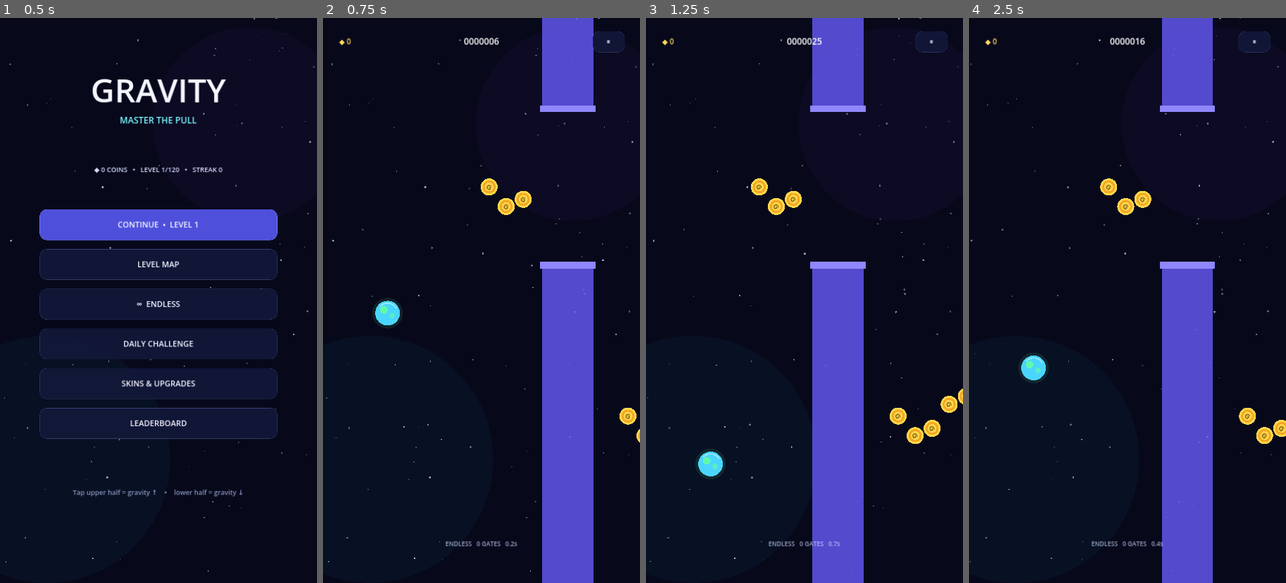
Above: before the commit, frames 1-4 (left to right).
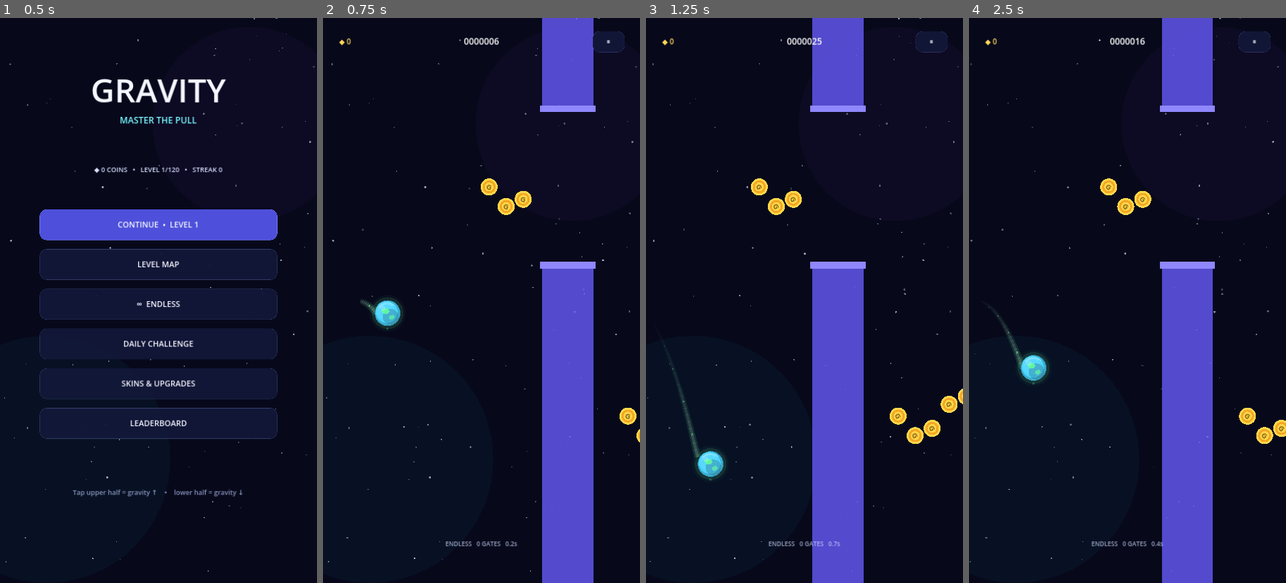
Above: after the commit, the same moments.

Repository: matejjakobovic-source/Galaxio-Game
Game: Godot game, scene res://scenes/main.tscn
Same seed, same stepped clock (60 frames per second), same inputs: the game is played once before the commit and once after it.
Inputs (mouse positions are in pixels of both pictures, inside the frame that each line leads up to):
- Up to frame 1 (0.5 s): no input
- Up to frame 2 (0.75 s): click "∞ ENDLESS" at 0.5 s
- Up to frame 3 (1.25 s): no input
- Up to frame 4 (2.5 s): tap Enter at 1.25 s; move the mouse to (1197, 272) at 1.27 s; hold W 1.28-2 s; click (1197, 272) at 1.42 s; tap Space at 1.52 s; click "RETRY ENDLESS" at 2 s

Frame 1 is identical in both runs. In frame 2, 0.3% of the frame differs, in the area x 11-26%, y 49-56%; in frame 3, 0.4%, in the area x 5-26%, y 58-82%; in frame 4, 0.4%.

Commit message:
Polish planet visuals and add speed-aware trail

Diff:
--- a/scripts/planet.gd
+++ b/scripts/planet.gd
@@ -1,14 +1,25 @@
 extends CharacterBody2D
 
-const PLAYER_X := 220.0
-const GRAVITY_STRENGTH := 2350.0
-const MAX_VERTICAL_SPEED := 1450.0
+const PLAYER_X: float = 220.0
+const GRAVITY_STRENGTH: float = 2350.0
+const MAX_VERTICAL_SPEED: float = 1450.0
+const PLANET_RADIUS: float = 42.0
+const TRAIL_LIFETIME: float = 0.52
+const TRAIL_EMIT_INTERVAL: float = 0.018
 
 var gravity_direction: float = 1.0
 var active: bool = false
 var shield_charges: int = 0
 var skin_id: String = "terra"
 var pulse: float = 0.0
+var perfect_flash: float = 0.0
+var visual_scroll_speed: float = 360.0
+var rush_visual: bool = false
+var visual_time: float = 0.0
+var trail_emit_accumulator: float = 0.0
+var trail_points: Array[Vector2] = []
+var trail_ages: Array[float] = []
+var last_combo_seen: int = 0
 
 const SKINS := {
 	"terra": {"base": Color("4ad5ff"), "accent": Color("66ff9a")},
@@ -24,9 +35,9 @@
 func _ready() -> void:
 	collision_layer = 1
 	collision_mask = 0
-	var collision_shape := CollisionShape2D.new()
-	var circle := CircleShape2D.new()
-	circle.radius = 42.0
+	var collision_shape: CollisionShape2D = CollisionShape2D.new()
+	var circle: CircleShape2D = CircleShape2D.new()
+	circle.radius = PLANET_RADIUS
 	collision_shape.shape = circle
 	add_child(collision_shape)
 	queue_redraw()
@@ -38,6 +49,12 @@
 	shield_charges = 0
 	skin_id = new_skin_id
 	pulse = 0.0
+	perfect_flash = 0.0
+	visual_time = 0.0
+	trail_emit_accumulator = 0.0
+	trail_points.clear()
+	trail_ages.clear()
+	last_combo_seen = 0
 	active = true
 	visible = true
 	queue_redraw()
@@ -55,6 +72,17 @@
 
 func toggle_gravity() -> void:
 	set_gravity(-gravity_direction)
+
+func set_visual_speed(speed: float) -> void:
+	visual_scroll_speed = clampf(speed, 250.0, 900.0)
+
+func set_rush_visual(enabled: bool) -> void:
+	rush_visual = enabled
+
+func trigger_perfect_visual() -> void:
+	perfect_flash = 1.0
+	pulse = maxf(pulse, 0.7)
+	queue_redraw()
 
 func add_shield() -> void:
 	shield_charges = 1
@@ -70,41 +98,264 @@
 	return true
 
 func _physics_process(delta: float) -> void:
+	_sync_parent_visual_state()
+	visual_time += delta
+	perfect_flash = maxf(0.0, perfect_flash - delta * 2.7)
+	pulse = maxf(0.0, pulse - delta * 2.8)
+
 	if not active:
-		return
+		_update_trail(delta, 0.0, false)
+		queue_redraw()
+		return
+
+	var previous_y: float = global_position.y
 	velocity.x = 0.0
 	velocity.y += gravity_direction * GRAVITY_STRENGTH * delta
 	velocity.y = clampf(velocity.y, -MAX_VERTICAL_SPEED, MAX_VERTICAL_SPEED)
 	move_and_slide()
 	global_position.x = PLAYER_X
-	pulse = maxf(0.0, pulse - delta * 2.8)
-	if pulse > 0.0:
-		queue_redraw()
+	var vertical_delta: float = global_position.y - previous_y
+	_update_trail(delta, vertical_delta, true)
+	queue_redraw()
+
+func _sync_parent_visual_state() -> void:
+	var parent_node: Node = get_parent()
+	if parent_node == null:
+		return
+
+	var speed_value: Variant = parent_node.get("world_speed")
+	var slow_value: Variant = parent_node.get("slow_time")
+	var rush_value: Variant = parent_node.get("rush_time")
+	var combo_value: Variant = parent_node.get("combo")
+
+	var speed_base: float = visual_scroll_speed
+	if typeof(speed_value) == TYPE_FLOAT or typeof(speed_value) == TYPE_INT:
+		speed_base = float(speed_value)
+	var slow_factor: float = 1.0
+	if typeof(slow_value) == TYPE_FLOAT or typeof(slow_value) == TYPE_INT:
+		if float(slow_value) > 0.0:
+			slow_factor = 0.64
+	var rush_factor: float = 1.0
+	rush_visual = false
+	if typeof(rush_value) == TYPE_FLOAT or typeof(rush_value) == TYPE_INT:
+		rush_visual = float(rush_value) > 0.0
+		if rush_visual:
+			rush_factor = 1.08
+	visual_scroll_speed = clampf(speed_base * SaveData.speed_multiplier() * slow_factor * rush_factor, 250.0, 900.0)
+
+	if typeof(combo_value) == TYPE_INT or typeof(combo_value) == TYPE_FLOAT:
+		var current_combo: int = int(combo_value)
+		if current_combo > last_combo_seen:
+			perfect_flash = 1.0
+		last_combo_seen = current_combo
+
+func _update_trail(delta: float, vertical_delta: float, emit_new: bool) -> void:
+	for i in range(trail_points.size()):
+		var point: Vector2 = trail_points[i]
+		point.x -= visual_scroll_speed * delta
+		point.y -= vertical_delta
+		trail_points[i] = point
+		trail_ages[i] = trail_ages[i] + delta
+
+	for i in range(trail_points.size() - 1, -1, -1):
+		if trail_ages[i] > TRAIL_LIFETIME or trail_points[i].x < -360.0:
+			trail_points.remove_at(i)
+			trail_ages.remove_at(i)
+
+	if not emit_new:
+		return
+
+	trail_emit_accumulator += delta
+	while trail_emit_accumulator >= TRAIL_EMIT_INTERVAL:
+		trail_emit_accumulator -= TRAIL_EMIT_INTERVAL
+		trail_points.append(Vector2(-PLANET_RADIUS + 4.0, 0.0))
+		trail_ages.append(0.0)
+		if trail_points.size() > 34:
+			trail_points.remove_at(0)
+			trail_ages.remove_at(0)
 
 func _draw() -> void:
 	var skin: Dictionary = SKINS.get(skin_id, SKINS["terra"])
 	var base: Color = skin["base"]
 	var accent: Color = skin["accent"]
-	var glow_radius: float = 52.0 + pulse * 8.0
-
-	draw_circle(Vector2.ZERO, glow_radius, Color(accent.r, accent.g, accent.b, 0.10 + pulse * 0.08))
-	draw_circle(Vector2.ZERO, 42.0, base)
-	draw_circle(Vector2(-13.0, -11.0), 13.0, Color(accent.r, accent.g, accent.b, 0.82))
-	draw_circle(Vector2(15.0, 8.0), 9.0, Color(accent.r, accent.g, accent.b, 0.55))
-	draw_arc(Vector2.ZERO, 34.0, -2.4, -0.5, 22, Color(1.0, 1.0, 1.0, 0.46), 4.0)
+	_draw_trail(accent)
+	_draw_planet(base, accent)
+	_draw_gravity_hint(accent)
+	_draw_shield()
+
+func _draw_trail(accent: Color) -> void:
+	if trail_points.size() < 2:
+		return
+	var rush_multiplier: float = 1.45 if rush_visual else 1.0
+	for i in range(1, trail_points.size()):
+		var age_a: float = trail_ages[i - 1]
+		var age_b: float = trail_ages[i]
+		var life_a: float = clampf(1.0 - age_a / TRAIL_LIFETIME, 0.0, 1.0)
+		var life_b: float = clampf(1.0 - age_b / TRAIL_LIFETIME, 0.0, 1.0)
+		var life: float = minf(life_a, life_b)
+		var glow_alpha: float = life * life * 0.16 * rush_multiplier
+		var core_alpha: float = life * life * 0.48 * rush_multiplier
+		var width_glow: float = 20.0 * life + 3.0
+		var width_core: float = 8.0 * life + 1.5
+		draw_line(trail_points[i - 1], trail_points[i], Color(accent.r, accent.g, accent.b, glow_alpha), width_glow, true)
+		draw_line(trail_points[i - 1], trail_points[i], Color(1.0, 1.0, 1.0, core_alpha * 0.38), width_core, true)
+		if i % 5 == 0 and life > 0.22:
+			var sparkle_radius: float = 1.5 + life * 2.4
+			draw_circle(trail_points[i] + Vector2(0.0, sin(visual_time * 7.0 + float(i)) * 5.0), sparkle_radius, Color(accent.r, accent.g, accent.b, life * 0.55))
+
+func _draw_planet(base: Color, accent: Color) -> void:
+	var spin: float = visual_time * 0.34
+	var glow_boost: float = perfect_flash * 0.20 + (0.08 if rush_visual else 0.0)
+	var glow_radius: float = 54.0 + pulse * 7.0 + perfect_flash * 5.0
+
+	if skin_id == "sun":
+		_draw_solar_corona(accent)
+	elif skin_id == "saturn":
+		_draw_saturn_ring_back(accent)
+
+	draw_circle(Vector2.ZERO, glow_radius + 8.0, Color(accent.r, accent.g, accent.b, 0.035 + glow_boost * 0.5))
+	draw_circle(Vector2.ZERO, glow_radius, Color(accent.r, accent.g, accent.b, 0.11 + pulse * 0.06 + glow_boost))
+	draw_circle(Vector2.ZERO, PLANET_RADIUS + 2.0, base.darkened(0.42))
+	draw_circle(Vector2.ZERO, PLANET_RADIUS, base.darkened(0.18))
+	draw_circle(Vector2(-3.0, -4.0), 37.0, base)
+	draw_circle(Vector2(-7.0, -8.0), 31.0, base.lightened(0.08))
+
+	var shadow_color: Color = base.darkened(0.45)
+	shadow_color.a = 0.40
+	draw_circle(Vector2(10.0, 12.0), 27.0, shadow_color)
+
+	match skin_id:
+		"terra":
+			_draw_terra_surface(accent, spin)
+		"mars":
+			_draw_mars_surface(base, accent, spin)
+		"neon":
+			_draw_neon_surface(accent, spin)
+		"saturn":
+			_draw_saturn_surface(accent, spin)
+		"void":
+			_draw_void_surface(accent, spin)
+		"sun":
+			_draw_sun_surface(accent, spin)
+		"ice":
+			_draw_ice_surface(accent, spin)
+		"toxic":
+			_draw_toxic_surface(accent, spin)
+
+	draw_circle(Vector2(-16.0, -17.0), 8.5, Color(1.0, 1.0, 1.0, 0.18 + perfect_flash * 0.14))
+	draw_arc(Vector2.ZERO, 34.5, -2.55, -0.75, 24, Color(1.0, 1.0, 1.0, 0.34 + perfect_flash * 0.18), 3.0)
 
 	if skin_id == "saturn":
-		draw_arc(Vector2.ZERO, 58.0, -0.25, 3.0, 40, accent, 7.0)
-		draw_arc(Vector2.ZERO, 58.0, 3.0, 6.0, 40, Color(accent.r, accent.g, accent.b, 0.42), 5.0)
-	elif skin_id == "void":
-		draw_circle(Vector2.ZERO, 19.0, Color("090816"))
-		draw_arc(Vector2.ZERO, 27.0, 0.0, TAU, 42, accent, 5.0)
-	elif skin_id == "sun":
-		for i in range(12):
-			var angle: float = TAU * float(i) / 12.0
-			var ray := Vector2(cos(angle), sin(angle))
-			draw_line(ray * 48.0, ray * 60.0, accent, 4.0)
-
-	if shield_charges > 0:
-		draw_arc(Vector2.ZERO, 59.0, 0.0, TAU, 64, Color("76f7ff"), 6.0)
-		draw_arc(Vector2.ZERO, 66.0, -0.7, 1.3, 18, Color(1.0, 1.0, 1.0, 0.65), 3.0)
+		_draw_saturn_ring_front(accent)
+
+	if perfect_flash > 0.0:
+		draw_arc(Vector2.ZERO, 52.0 + perfect_flash * 7.0, 0.0, TAU, 56, Color(1.0, 0.90, 0.48, perfect_flash * 0.72), 3.0)
+
+func _draw_terra_surface(accent: Color, spin: float) -> void:
+	var land: Color = Color(accent.r, accent.g, accent.b, 0.82)
+	var continent_a := PackedVector2Array([
+		_rotate_point(Vector2(-22.0, -7.0), spin * 0.25),
+		_rotate_point(Vector2(-12.0, -18.0), spin * 0.25),
+		_rotate_point(Vector2(1.0, -15.0), spin * 0.25),
+		_rotate_point(Vector2(7.0, -6.0), spin * 0.25),
+		_rotate_point(Vector2(-1.0, 2.0), spin * 0.25),
+		_rotate_point(Vector2(-13.0, 3.0), spin * 0.25)
+	])
+	var continent_b := PackedVector2Array([
+		_rotate_point(Vector2(7.0, 10.0), spin * 0.18),
+		_rotate_point(Vector2(19.0, 5.0), spin * 0.18),
+		_rotate_point(Vector2(25.0, 13.0), spin * 0.18),
+		_rotate_point(Vector2(16.0, 23.0), spin * 0.18),
+		_rotate_point(Vector2(6.0, 20.0), spin * 0.18)
+	])
+	draw_colored_polygon(continent_a, land)
+	draw_colored_polygon(continent_b, Color(land.r, land.g, land.b, 0.62))
+	draw_arc(Vector2(-2.0, -1.0), 30.0, 3.5, 5.3, 18, Color(1.0, 1.0, 1.0, 0.19), 2.5)
+	draw_arc(Vector2(5.0, 5.0), 23.0, 0.2, 1.5, 14, Color(1.0, 1.0, 1.0, 0.12), 2.0)
+
+func _draw_mars_surface(base: Color, accent: Color, spin: float) -> void:
+	var crater_color: Color = base.darkened(0.34)
+	var crater_light: Color = Color(accent.r, accent.g, accent.b, 0.32)
+	var c1: Vector2 = _rotate_point(Vector2(-14.0, -7.0), spin * 0.18)
+	var c2: Vector2 = _rotate_point(Vector2(15.0, 9.0), spin * 0.12)
+	var c3: Vector2 = _rotate_point(Vector2(4.0, -22.0), spin * 0.15)
+	draw_circle(c1, 8.0, crater_color)
+	draw_arc(c1 + Vector2(-1.0, -1.0), 6.0, 3.6, 5.9, 12, crater_light, 2.0)
+	draw_circle(c2, 5.5, crater_color)
+	draw_arc(c2, 4.2, 3.4, 5.7, 10, crater_light, 1.6)
+	draw_circle(c3, 4.0, Color(crater_color.r, crater_color.g, crater_color.b, 0.75))
+
+func _draw_neon_surface(accent: Color, spin: float) -> void:
+	var pulse_alpha: float = 0.52 + sin(visual_time * 4.0) * 0.12
+	draw_arc(Vector2.ZERO, 26.0, spin, spin + 2.1, 24, Color(accent.r, accent.g, accent.b, pulse_alpha), 4.5)
+	draw_arc(Vector2.ZERO, 18.0, spin + 2.6, spin + 5.2, 22, Color(1.0, 1.0, 1.0, 0.34), 2.5)
+	draw_circle(_rotate_point(Vector2(22.0, 0.0), spin), 4.5, Color(accent.r, accent.g, accent.b, 0.88))
+
+func _draw_saturn_surface(accent: Color, spin: float) -> void:
+	draw_arc(Vector2.ZERO, 24.0, 3.35 + spin * 0.08, 5.65 + spin * 0.08, 20, Color(accent.r, accent.g, accent.b, 0.28), 4.0)
+	draw_arc(Vector2.ZERO, 14.0, 0.25, 2.35, 18, Color(1.0, 1.0, 1.0, 0.13), 2.0)
+
+func _draw_void_surface(accent: Color, spin: float) -> void:
+	draw_circle(Vector2.ZERO, 20.0, Color("090816"))
+	draw_arc(Vector2.ZERO, 27.0, spin, spin + 4.9, 44, Color(accent.r, accent.g, accent.b, 0.82), 4.0)
+	draw_arc(Vector2.ZERO, 14.0, -spin * 1.4, -spin * 1.4 + 4.2, 34, Color(1.0, 1.0, 1.0, 0.26), 2.0)
+	draw_circle(_rotate_point(Vector2(26.0, 0.0), spin), 3.0, accent)
+
+func _draw_sun_surface(accent: Color, spin: float) -> void:
+	for i in range(5):
+		var angle: float = spin + float(i) * TAU / 5.0
+		var hot_spot: Vector2 = Vector2(cos(angle), sin(angle)) * 19.0
+		draw_circle(hot_spot, 5.5, Color(accent.r, accent.g, accent.b, 0.30))
+	draw_arc(Vector2.ZERO, 26.0, spin, spin + 2.6, 24, Color(1.0, 1.0, 1.0, 0.23), 3.0)
+
+func _draw_ice_surface(accent: Color, spin: float) -> void:
+	var crack: Color = Color(accent.r, accent.g, accent.b, 0.58)
+	var center: Vector2 = _rotate_point(Vector2(4.0, -2.0), spin * 0.10)
+	var p1: Vector2 = center + _rotate_point(Vector2(15.0, -13.0), spin * 0.16)
+	var p2: Vector2 = center + _rotate_point(Vector2(20.0, 8.0), spin * 0.12)
+	var p3: Vector2 = center + _rotate_point(Vector2(-10.0, 20.0), spin * 0.14)
+	draw_line(center, p1, crack, 2.2)
+	draw_line(center, p2, crack, 2.0)
+	draw_line(center, p3, crack, 2.0)
+	draw_line(p1, p1 + Vector2(-5.0, -7.0), Color(1.0, 1.0, 1.0, 0.28), 1.4)
+
+func _draw_toxic_surface(accent: Color, spin: float) -> void:
+	for i in range(5):
+		var angle: float = spin * 0.24 + float(i) * 1.19
+		var radius: float = 11.0 + float((i * 7) % 15)
+		var bubble_pos: Vector2 = Vector2(cos(angle), sin(angle)) * radius
+		var bubble_radius: float = 3.5 + float(i % 3) * 1.7
+		draw_circle(bubble_pos, bubble_radius, Color(accent.r, accent.g, accent.b, 0.48))
+		draw_circle(bubble_pos + Vector2(-1.0, -1.0), bubble_radius * 0.35, Color(1.0, 1.0, 1.0, 0.34))
+
+func _draw_solar_corona(accent: Color) -> void:
+	for i in range(12):
+		var angle: float = visual_time * 0.22 + TAU * float(i) / 12.0
+		var ray: Vector2 = Vector2(cos(angle), sin(angle))
+		var ray_length: float = 10.0 + sin(visual_time * 3.0 + float(i)) * 3.0
+		draw_line(ray * 47.0, ray * (57.0 + ray_length), Color(accent.r, accent.g, accent.b, 0.52), 3.0)
+
+func _draw_saturn_ring_back(accent: Color) -> void:
+	draw_arc(Vector2.ZERO, 58.0, 3.15, TAU, 36, Color(accent.r, accent.g, accent.b, 0.34), 8.0)
+	draw_arc(Vector2.ZERO, 64.0, 3.15, TAU, 36, Color(1.0, 1.0, 1.0, 0.12), 2.0)
+
+func _draw_saturn_ring_front(accent: Color) -> void:
+	draw_arc(Vector2.ZERO, 58.0, 0.0, 3.15, 36, Color(accent.r, accent.g, accent.b, 0.82), 7.0)
+	draw_arc(Vector2.ZERO, 64.0, 0.0, 3.15, 36, Color(1.0, 1.0, 1.0, 0.22), 2.0)
+
+func _draw_gravity_hint(accent: Color) -> void:
+	var hint_y: float = -53.0 if gravity_direction < 0.0 else 53.0
+	var hint_alpha: float = 0.24 + pulse * 0.36
+	draw_circle(Vector2(0.0, hint_y), 4.0 + pulse * 2.0, Color(accent.r, accent.g, accent.b, hint_alpha))
+
+func _draw_shield() -> void:
+	if shield_charges <= 0:
+		return
+	var orbit: float = visual_time * 1.5
+	draw_arc(Vector2.ZERO, 59.0, 0.0, TAU, 64, Color("76f7ff"), 5.0)
+	draw_arc(Vector2.ZERO, 66.0, orbit, orbit + 1.7, 18, Color(1.0, 1.0, 1.0, 0.70), 3.0)
+	var spark: Vector2 = Vector2(cos(orbit), sin(orbit)) * 59.0
+	draw_circle(spark, 4.0, Color("d9fdff"))
+
+func _rotate_point(point: Vector2, angle: float) -> Vector2:
+	return point.rotated(angle)
